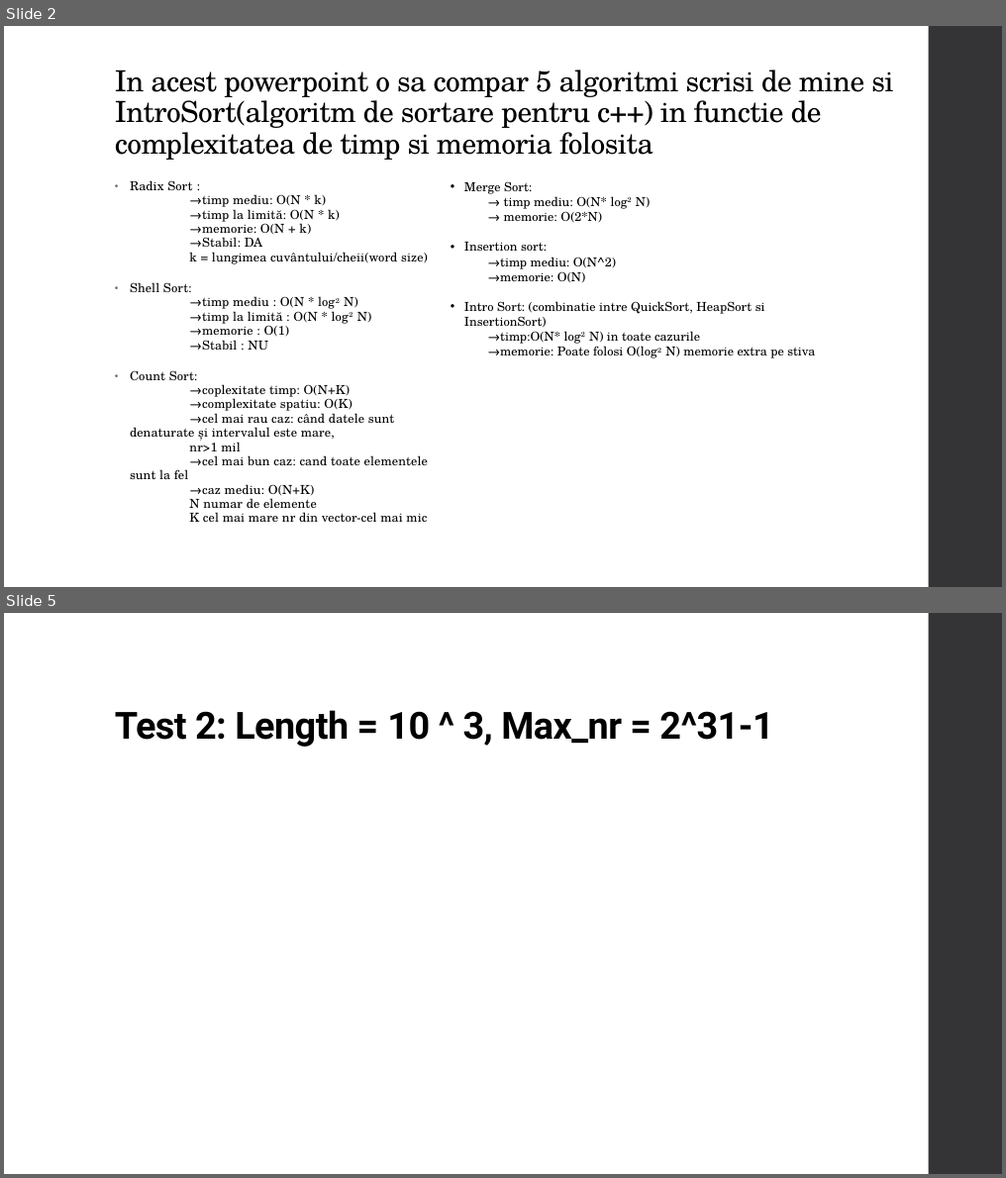
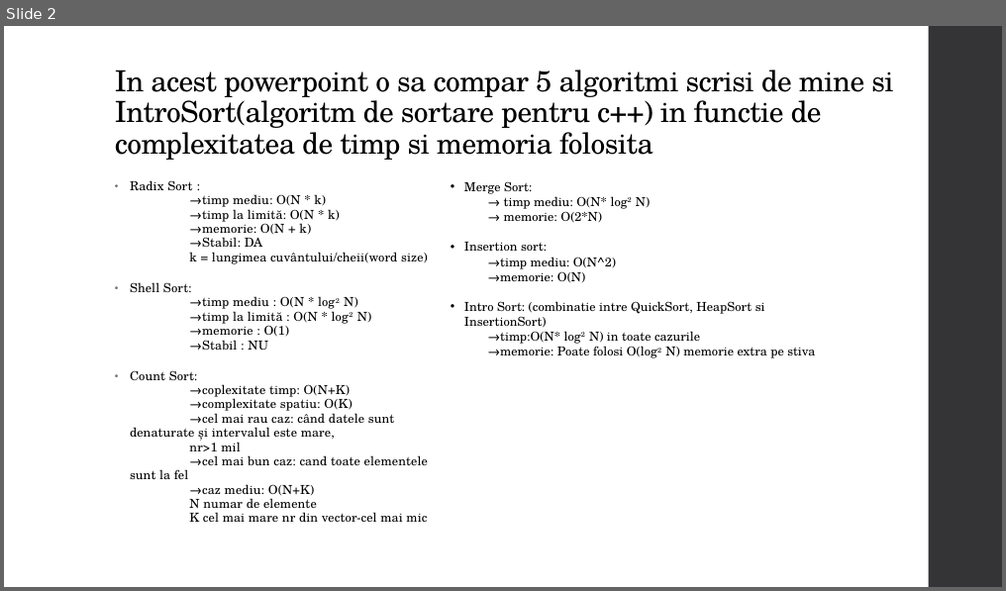
Before and after one commit to CybotTK/Data-Structures, a slide deck: Proiect SD-Algoritmi de sortare.pptx. Shown one above the other, each under a label of ours: slides 2 and 5 before the commit, slide 2 after it; the slides between them are not shown. The pictures are 1006x1178 and 1006x591 pixels, drawn with LibreOffice and Linux fonts; fonts in the diff are those of the drawing. Boxes give left, top, right and bottom in pixels: in the first picture for what was removed or moved away, otherwise in the second. Text is boxed around its words. In the diff, an @@ line names an element or a change of style, - is before the commit and + after.

```diff
--- a/Proiect SD-Algoritmi de sortare.pptx
+++ b/Proiect SD-Algoritmi de sortare.pptx
@@ slide 5 removed at (4,613,1002,1174), background #FFFFFF; not listed: 1 template element that a slide beside it also shows @@
@@ title removed at (115,710,773,747) @@
-Test 2: Length = 10 ^ 3, Max_nr = 2^31-1
```
Also in this commit, not shown: 2 slides changed, 3 slides added, 2 other files.
